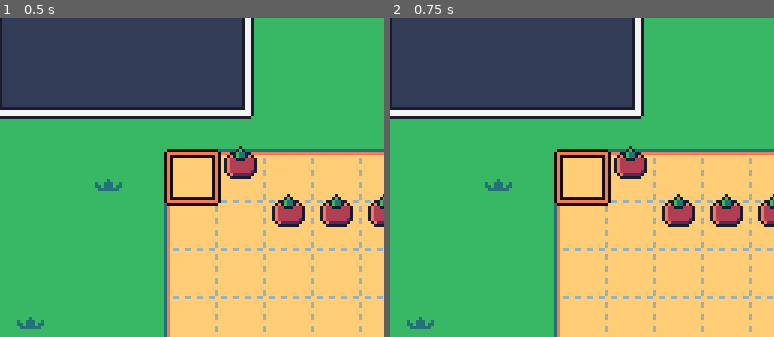
Above: before the commit, frames 1-2 (left to right).
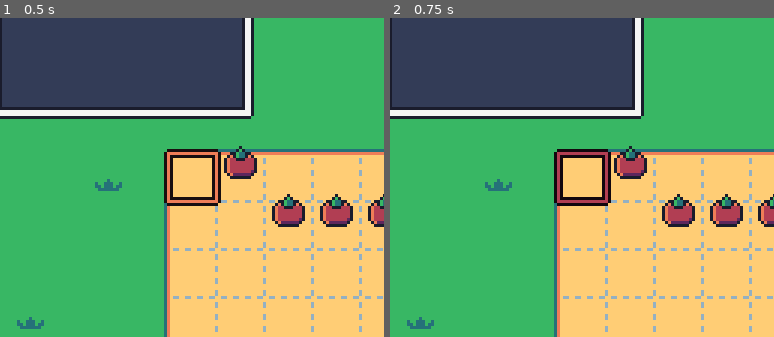
Above: after the commit, the same moments.

Repository: puzzud/Gardon
Game: Godot game, scene res://Scenes/Game.tscn
Same seed, same stepped clock (60 frames per second), same inputs: the game is played once before the commit and once after it.
Inputs (mouse positions are % of the whole screen's width and height, from its top left):
- Up to frame 1 (0.5 s): no input
- Up to frame 2 (0.75 s): click (88, 95) at 0.52 s
The pictures show only the part of the screen within x 3-53%, y 4-54%; the shares and areas given below are measured in that part.

Frame 1 is identical in both runs. In frame 2, 0.5% of the frame differs, in the area x 43-57%, y 42-58%.

Commit message:
Go button ends player turn. Ending turn cycles turn to other player.

Diff:
--- a/Scenes/Game.tscn
+++ b/Scenes/Game.tscn
@@ -12,7 +12,6 @@
 teamColors = [ Color( 0.937255, 0.490196, 0.341176, 1 ), Color( 0.694118, 0.243137, 0.32549, 1 ) ]
 
 [node name="Ui" parent="." instance=ExtResource( 2 )]
-editor/display_folded = true
 
 [node name="Background" type="TextureRect" parent="."]
 margin_right = 256.0
@@ -79,6 +78,7 @@
 [node name="Tomato7" parent="Pieces/Team2" instance=ExtResource( 6 )]
 position = Vector2( 167, 62 )
 teamIndex = 1
+[connection signal="pressed" from="Ui/OkButton" to="." method="onOkButtonPressed"]
 [connection signal="cellHover" from="Board" to="." method="onBoardCellHover"]
 
 [editable path="Ui"]
--- a/Scenes/Ui.tscn
+++ b/Scenes/Ui.tscn
@@ -1,6 +1,8 @@
-[gd_scene load_steps=2 format=2]
+[gd_scene load_steps=4 format=2]
 
 [ext_resource path="res://Assets/Sprites/Sprites2.png" type="Texture" id=1]
+[ext_resource path="res://Assets/Sprites/GoButtonNormal.png" type="Texture" id=2]
+[ext_resource path="res://Assets/Sprites/GoButtonPressed.png" type="Texture" id=3]
 
 [node name="Ui" type="CanvasLayer"]
 
@@ -10,9 +12,10 @@
 region_enabled = true
 region_rect = Rect2( 0, 0, 96, 48 )
 
-[node name="OkButton" type="Sprite" parent="."]
-position = Vector2( 200, 184 )
-texture = ExtResource( 1 )
-centered = false
-region_enabled = true
-region_rect = Rect2( 208, 0, 48, 32 )
+[node name="OkButton" type="TextureButton" parent="."]
+margin_left = 200.0
+margin_top = 184.0
+margin_right = 240.0
+margin_bottom = 224.0
+texture_normal = ExtResource( 2 )
+texture_pressed = ExtResource( 3 )
--- a/Scripts/Game.gd
+++ b/Scripts/Game.gd
@@ -37,3 +37,10 @@
 	$Cursor.set_global_position($Board.getCellPosition(cellCoordinates) - Vector2(1.0, 1.0))
 
 	#var cellContent = $Board.getCellContent(cellCoordinates)
+
+func onOkButtonPressed():
+	var nextTeamTurnIndex = teamTurnIndex + 1
+	if nextTeamTurnIndex > 1:
+		nextTeamTurnIndex = 0
+
+	setTeamTurnIndex(nextTeamTurnIndex)
Binary file added: Assets/Sprites/GoButton.ase
Binary file added: Assets/Sprites/GoButtonNormal.ase
Binary file added: Assets/Sprites/GoButtonNormal.png
Not shown, added: Assets/Sprites/GoButtonNormal.png.import
Binary file added: Assets/Sprites/GoButtonPressed.ase
Binary file added: Assets/Sprites/GoButtonPressed.png
Not shown, added: Assets/Sprites/GoButtonPressed.png.import
Binary file changed: Assets/Sprites/Sprites2.ase
Binary file changed: Assets/Sprites/Sprites2.png
